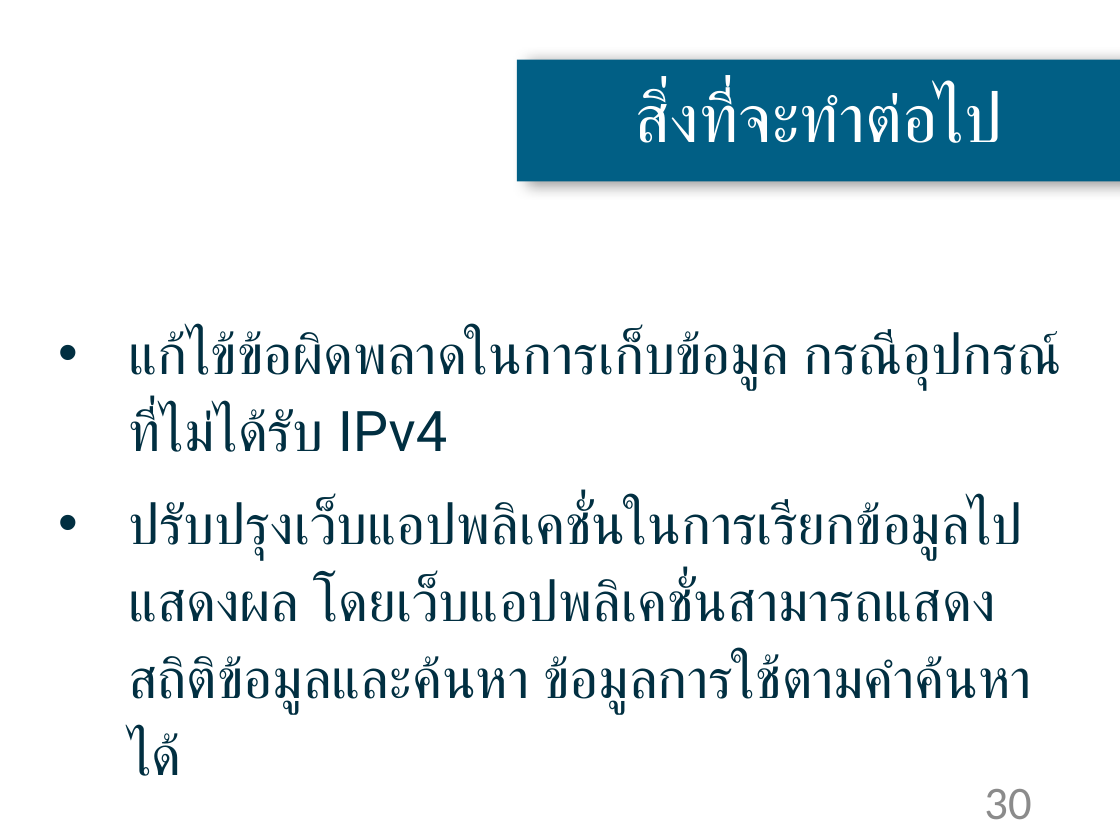
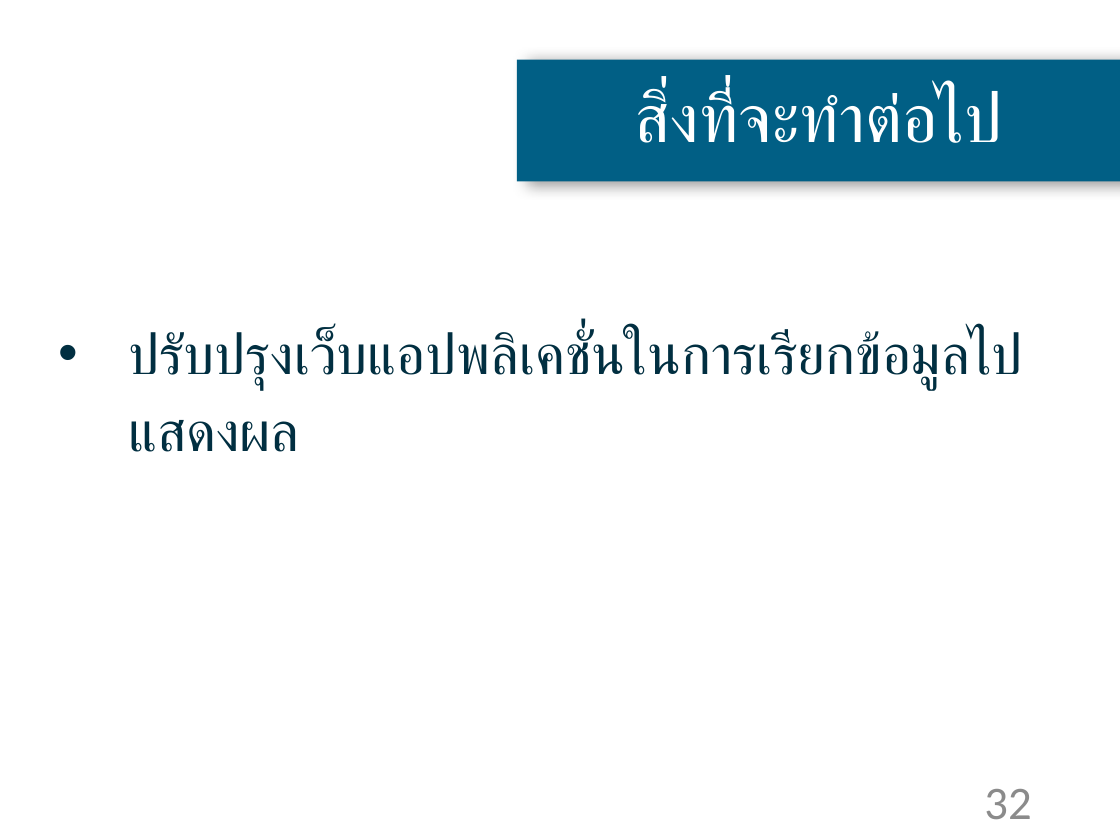
Before and after one commit to chakkapoom7/pj, a slide deck: slide 32 of doc/PJ2_Presentation_mid.pptx (slide 30 before the commit). Drawn at 1120x840 pixels with LibreOffice and Linux fonts; fonts in the diff are those of the drawing. Boxes give left, top, right and bottom in pixels: in the first picture for what was removed or moved away, otherwise in the second. Text is boxed around its words. In the diff, an @@ line names an element or a change of style, - is before the commit and + after.

Commit message:
edit doc

```diff
--- a/doc/PJ2_Presentation_mid.pptx
+++ b/doc/PJ2_Presentation_mid.pptx
@@ text at (128,330,1023,389): text changed @@
-• แก้ไข้ข้อผิดพลาดในการเก็บข้อมูล กรณีอุปกรณ์ที่ไม่ได้รับ IPv4
-• ปรับปรุงเว็บแอปพลิเคชั่นในการเรียกข้อมูลไปแสดงผล โดยเว็บแอปพลิเคชั่นสามารถแสดงสถิติข้อมูลและค้นหา ข้อมูลการใช้ตามคำค้นหา ได้
+• ปรับปรุงเว็บแอปพลิเคชั่นในการเรียกข้อมูลไปแสดงผล
@@ page number at (984,789,1031,819): text changed @@
-30
+32
```
Also in this commit, not shown: 2 other slides changed, 2 slides added.
